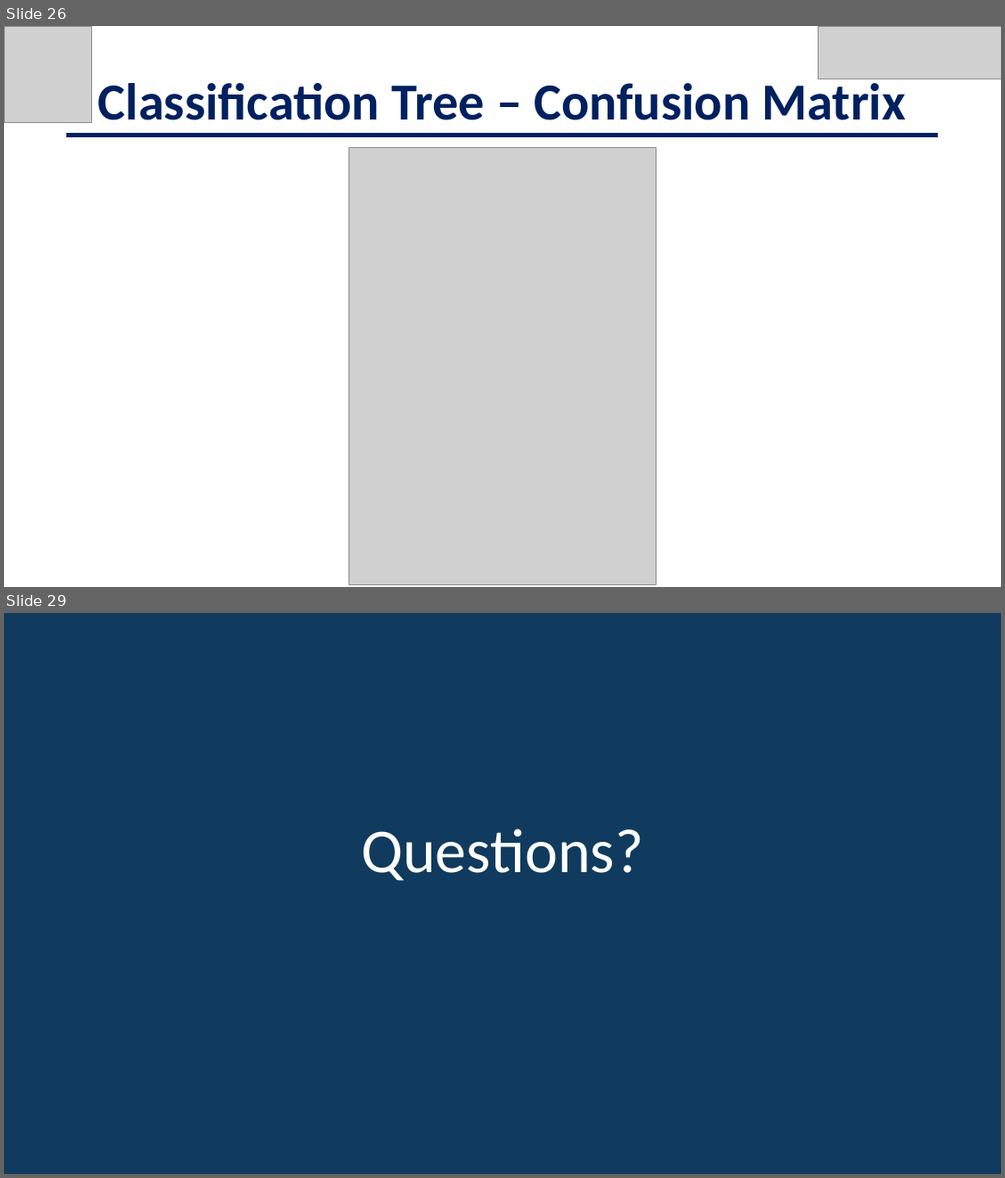
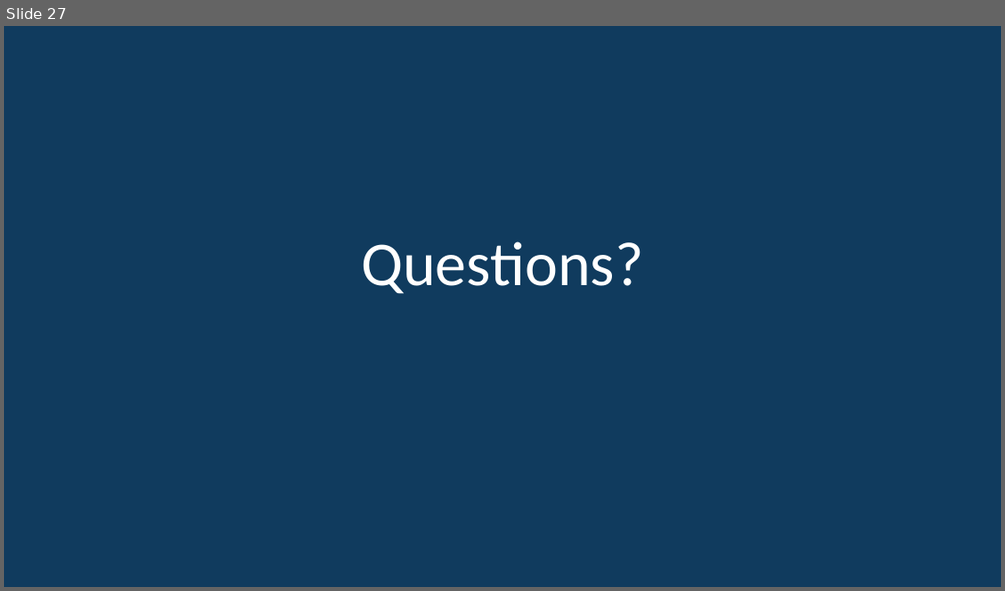
Before and after one commit to jschild01/JMB_DATS_6101, a slide deck: Project2/EDA_LendingClub_Slides - Project 2.pptx. Shown one above the other, each under a label of ours: slides 26 and 29 before the commit, slide 27 after it; the slides between them are not shown. The pictures are 1005x1178 and 1005x591 pixels, drawn with LibreOffice and Linux fonts; fonts in the diff are those of the drawing; grey boxes stand for pictures. Boxes give left, top, right and bottom in pixels: in the first picture for what was removed or moved away, otherwise in the second. Text is boxed around its words. In the diff, an @@ line names an element or a change of style, - is before the commit and + after.

```diff
--- a/Project2/EDA_LendingClub_Slides - Project 2.pptx
+++ b/Project2/EDA_LendingClub_Slides - Project 2.pptx
@@ slide 26 removed at [4,26,1001,587], background #FFFFFF @@
@@ picture removed at [4,26,91,122] @@
@@ picture removed at [817,26,1001,79] @@
@@ text removed at [98,77,906,120] @@
-Classification Tree – Confusion Matrix
@@ line removed from (66, 135) to (938, 135) @@
@@ picture removed at [348,148,656,585] @@
@@ what was slide 29 is now slide 27 @@
```
Also in this commit, not shown: 25 slides changed, 1 other slide removed.
